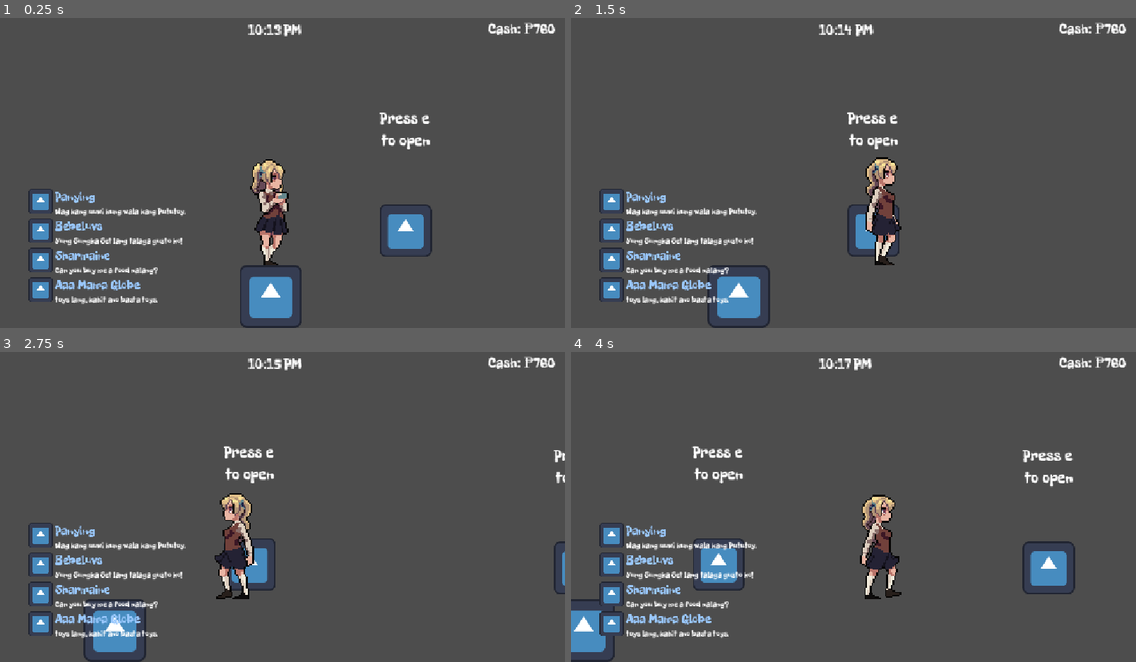
Above: before the commit, frames 1-4 (two rows, left to right).
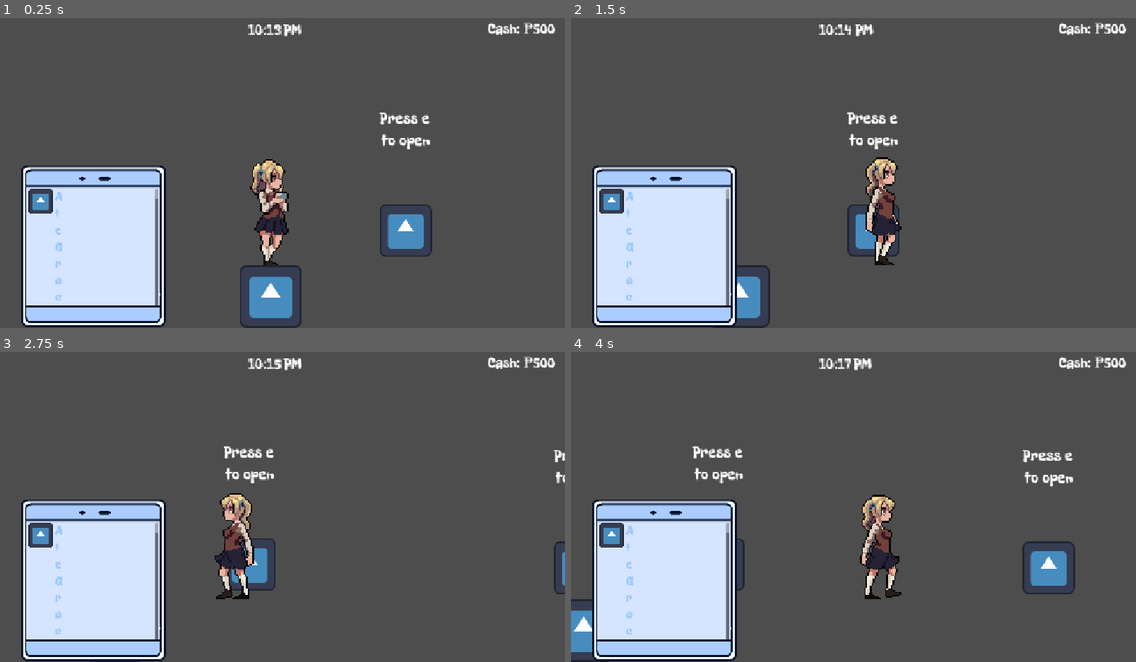
Above: after the commit, the same moments.

Repository: Ronbc779/Game-Jam
Game: Godot game, scene res://scenes/main.tscn
Two runs of this game, one before a commit and one after it. Both use one fixed random seed, a clock stepped at 60 frames per second and the inputs below. The engine's default icon, where the game draws it, is replaced by a stand-in: a white triangle on a blue panel in a dark square.
Inputs:
- Up to frame 1 (0.25 s): no input
- Up to frame 2 (1.5 s): tap E (interact) at 0.5 s; hold E (interact) 0.53-1.28 s; hold D (right) from 0.53 s (still down); tap Ctrl (sprint) at 1.35 s
- Up to frame 3 (2.75 s): tap E (interact) at 2 s; release D (right) at 2.03 s; hold A (left) from 2.03 s (still down); hold E (interact) from 2.03 s (still down)
- Up to frame 4 (4 s): release A (left) at 2.78 s; release E (interact) at 2.78 s; hold D (right) from 2.78 s (still down); tap Ctrl (sprint) at 2.85 s; tap E (interact) at 3.5 s; hold E (interact) from 3.53 s (still down)

The runs differ from the first frame. In frame 1, 13% of the frame differs, in the area x 3-97%, y 1-100%; in frame 2, 13%; in frame 3, 13%; in frame 4, 13%.

Commit message:
currency changes

Diff:
--- a/scenes/main.tscn
+++ b/scenes/main.tscn
@@ -9,6 +9,7 @@
 [ext_resource type="PackedScene" uid="uid://cgfy1hdddn10w" path="res://scenes/shop.tscn" id="4_jyhfs"]
 [ext_resource type="PackedScene" uid="uid://dsv1yaispraxf" path="res://scenes/timer.tscn" id="4_o6xl0"]
 [ext_resource type="Script" uid="uid://b43y1cjs3y06x" path="res://scripts/checklist_ui.gd" id="5_o6xl0"]
+[ext_resource type="Texture2D" uid="uid://dq6yy1olpophn" path="res://assets/images/phone.png" id="6_choun"]
 [ext_resource type="AudioStream" uid="uid://dqocfw6hd1mkq" path="res://assets/audio/footstep_concrete_000.ogg" id="9_85g3d"]
 
 [sub_resource type="WorldBoundaryShape2D" id="WorldBoundaryShape2D_13qdw"]
@@ -65,24 +66,30 @@
 offset_right = 40.0
 offset_bottom = 40.0
 
-[node name="PhoneBackground" type="TextureRect" parent="CanvasLayer/ChecklistPanel" unique_id=610226494]
+[node name="PhoneBackground" type="NinePatchRect" parent="CanvasLayer/ChecklistPanel" unique_id=54910325]
 layout_mode = 1
 anchors_preset = 15
 anchor_right = 1.0
 anchor_bottom = 1.0
-offset_left = 58.0
-offset_top = 365.0
-offset_right = 284.0
+offset_left = 43.0
+offset_top = 317.0
+offset_right = 298.0
 offset_bottom = 606.0
 grow_horizontal = 2
 grow_vertical = 2
+texture = ExtResource("6_choun")
+region_rect = Rect2(40, 1, 192, 299)
+patch_margin_left = 20
+patch_margin_top = 45
+patch_margin_right = 20
+patch_margin_bottom = 44
 
 [node name="ScrollContainer" type="ScrollContainer" parent="CanvasLayer/ChecklistPanel" unique_id=1727145297]
 layout_mode = 0
 offset_left = 58.0
 offset_top = 365.0
 offset_right = 324.0
-offset_bottom = 646.0
+offset_bottom = 599.0
 horizontal_scroll_mode = 0
 
 [node name="ItemList" type="VBoxContainer" parent="CanvasLayer/ChecklistPanel/ScrollContainer" unique_id=315490811]
--- a/scenes/requirement_row.tscn
+++ b/scenes/requirement_row.tscn
@@ -9,6 +9,7 @@
 anchor_bottom = 1.0
 grow_horizontal = 2
 grow_vertical = 2
+size_flags_vertical = 3
 script = ExtResource("1_0qgf2")
 
 [node name="AvatarTextureRect" type="TextureRect" parent="." unique_id=116409252]
@@ -20,6 +21,7 @@
 
 [node name="TextBlock" type="VBoxContainer" parent="." unique_id=1171425985]
 layout_mode = 2
+size_flags_horizontal = 3
 
 [node name="NameLabel" type="Label" parent="TextBlock" unique_id=2002182099]
 texture_filter = 1
@@ -28,9 +30,11 @@
 theme_override_fonts/font = ExtResource("1_0rf5w")
 theme_override_font_sizes/font_size = 25
 text = "NAME B. NAME"
+autowrap_mode = 3
 
 [node name="MessageLabel" type="Label" parent="TextBlock" unique_id=94569962]
 layout_mode = 2
 theme_override_fonts/font = ExtResource("1_0rf5w")
 theme_override_font_sizes/font_size = 16
 text = "I WANT A TOY"
+autowrap_mode = 3
--- a/scripts/Currency.gd
+++ b/scripts/Currency.gd
@@ -4,9 +4,17 @@
 
 var money: int = 500
 
-func _ready() -> void:
-	money = randi_range(300, 800)
+@export var round_to_nearest: int = 50
+
+func randomize_starting_money(min_amount: int, max_amount: int) -> void:
+	var raw := randi_range(min_amount, max(max_amount, min_amount))
+	money = round_amount(raw)
+	if money < min_amount:
+		money += round_to_nearest
 	money_changed.emit(money)
+
+func round_amount(amount: int) -> int:
+	return int(round(float(amount) / round_to_nearest)) * round_to_nearest
 
 func spend(amount: int) -> bool:
 	if amount > money:
--- a/scripts/ShopManager.gd
+++ b/scripts/ShopManager.gd
@@ -1,39 +1,40 @@
 extends Node
+# Autoload this as "ShopManager". Must load AFTER "Currency" in the Autoload list.
 
 signal checklist_updated
 
-
+# ── Shops: unchanged, edit freely ──
 var shops: Dictionary = {
 	"toys": {
 		"items": [
-			{"name": "Wooden Yoyo", "price": 100},
+			{"name": "Wooden Yoyo",    "price": 100},
 			{"name": "Bahay Kubo Toy", "price": 180},
-			{"name": "Sungka Set", "price": 250},
+			{"name": "Sungka Set",     "price": 250},
 		]
 	},
 	"souvenir": {
 		"items": [
-			{"name": "Keychain", "price": 80},
-			{"name": "Fridge Magnet", "price": 60},
+			{"name": "Keychain",             "price": 80},
+			{"name": "Fridge Magnet",        "price": 60},
 			{"name": "Pututoy", "price": 150},
 		]
 	},
 	"food": {
 		"items": [
-			{"name": "Bukopie", "price": 100},
-			{"name": "Tunapie", "price": 200},
+			{"name": "Bukopie",  "price": 100},
+			{"name": "Tunapie",  "price": 200},
 			{"name": "Applepie", "price": 300},
-			{"name": "Otap", "price": 90},
+			{"name": "Otap",     "price": 90},
 		]
 	},
 }
 
 var people_pool: Array = [
-	{"name": "Aaa Mama Globe", "avatar": preload("res://icon.svg")},
-	{"name": "Bebeluvs", "avatar": preload("res://icon.svg")},
+	{"name": "Tita Baby", "avatar": preload("res://icon.svg")},
 	{"name": "Sharmaine", "avatar": preload("res://icon.svg")},
 	{"name": "Girlie", "avatar": preload("res://icon.svg")},
 	{"name": "Panying", "avatar": preload("res://icon.svg")},
+	{"name": "Ate Grace", "avatar": preload("res://icon.svg")},
 ]
 
 var requirement_types_pool: Array = [
@@ -42,13 +43,13 @@
 	{"type": "category", "value": "food"},
 	{"type": "item", "value": "Bukopie"},
 	{"type": "item", "value": "Sungka Set"},
-	{"type": "item", "value": "Pututoy"},
+	{"type": "item", "value": "Capiz Shell Ornament"},
 ]
 
 var category_message_templates: Array = [
 	"Pwede paki bilhan ako ng {value}?",
 	"Wag kalimutan yung {value} ha!",
-	"Can you buy me a {value} nalang?",
+	"Gusto ko sana ng {value} pasalubong.",
 	"{value} lang, kahit ano basta {value}.",
 ]
 var item_message_templates: Array = [
@@ -57,7 +58,7 @@
 	"Sabi ko sayo, {value} lang ha!",
 ]
 
-#
+# Each entry: {type, value, person, avatar, message, bought, item_name, price_paid}
 var checklist: Array = []
 
 func _ready() -> void:
@@ -97,6 +98,34 @@
 		})
 
 	checklist_updated.emit()
+
+	var min_cost: int = _minimum_required_cost()
+	var spending_buffer: int = 300
+	Currency.randomize_starting_money(min_cost, min_cost + spending_buffer)
+
+func _minimum_required_cost() -> int:
+	var total := 0
+	for entry in checklist:
+		if entry["type"] == "item":
+			total += _price_of_item(entry["value"])
+		else:
+			total += _cheapest_price_in_category(entry["value"])
+	return total
+
+func _price_of_item(item_name: String) -> int:
+	for category in shops.keys():
+		for item in shops[category]["items"]:
+			if item["name"] == item_name:
+				return item["price"]
+	return 0
+
+func _cheapest_price_in_category(category: String) -> int:
+	if not shops.has(category):
+		return 0
+	var cheapest: int = 999999
+	for item in shops[category]["items"]:
+		cheapest = min(cheapest, item["price"])
+	return cheapest
 
 func get_shop_items(category: String) -> Array:
 	if shops.has(category):
--- a/scripts/checklist_ui.gd
+++ b/scripts/checklist_ui.gd
@@ -1,6 +1,10 @@
 extends VBoxContainer
 
 var requirement_row_scene: PackedScene = preload("res://scenes/requirement_row.tscn")
+
+@export var row_height: int = 80
+@export var max_visible_rows: int = 3
+@onready var scroll_container: ScrollContainer = get_parent()  # this VBoxContainer must be INSIDE a ScrollContainer
 
 func _ready() -> void:
 	ShopManager.checklist_updated.connect(refresh)
@@ -21,3 +25,9 @@
 			message = entry["message"]
 
 		row.setup(entry["person"], message, entry["avatar"], entry["bought"])
+
+	_update_scroll_size(ShopManager.checklist.size())
+
+func _update_scroll_size(entry_count: int) -> void:
+	var visible_rows: int = min(entry_count, max_visible_rows)
+	scroll_container.custom_minimum_size.y = visible_rows * row_height
